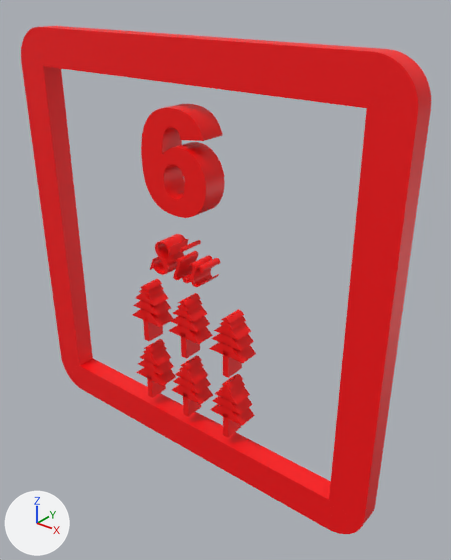
An edit to the glTF model assets/models/Number/Number_6.glb, drawn before and after from the same camera.
Both versions are drawn from a 50 mm camera at (1.75, -0.58, 2.82) aimed at (0.14, 1.42, 1.58). The lights are fixed; the arrows at lower left show +X, +Y and +Z. Where no turn or scale is listed for an object, it has been applied to the vertices.
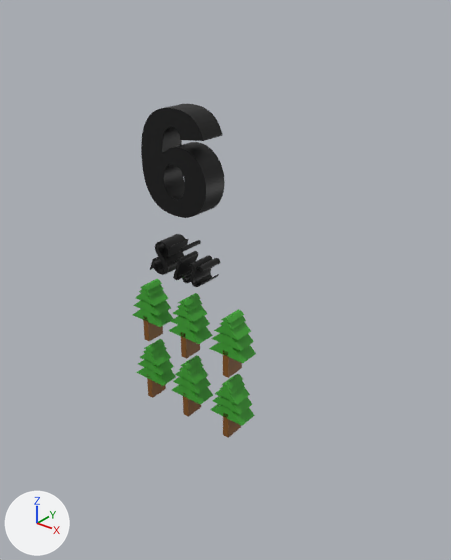
Changed parts and their boxes [x1, y1, x2, y2] in the pictures (451 x 560 px):
'Cube', deleted (red)
    before: [21, 26, 431, 534]
'Text', recoloured (red to black)
    both: [141, 104, 225, 218]
'Text.001', recoloured (red to black)
    both: [150, 234, 221, 287]
'Cube.017', recoloured (red to green)
    both: [209, 342, 256, 363]
'Cube.020', recoloured (red to green)
    both: [210, 404, 255, 426]
'Cube.002', recoloured (red to green)
    both: [169, 324, 213, 344]
'Cube.011', recoloured (red to green)
    both: [133, 308, 173, 327]
'Cube.016', recoloured (red to green)
    both: [211, 333, 254, 351]
'Cube.035', recoloured (red to green)
    both: [172, 385, 213, 405]
'Cube.026', recoloured (red to green)
    both: [137, 367, 176, 386]
'Cube.003', recoloured (red to green)
    both: [171, 315, 210, 332]
'Cube.021', recoloured (red to green)
    both: [212, 396, 252, 415]
'Cube.015', recoloured (red to green)
    both: [214, 322, 251, 340]
'Cube.010', recoloured (red to green)
    both: [133, 300, 171, 316]
'Cube.022', recoloured (red to green)
    both: [215, 386, 250, 405]
'Cube.018', recoloured (red to brown)
    both: [223, 350, 242, 378]
'Cube.004', recoloured (red to green)
    both: [173, 305, 207, 322]
'Cube.034', recoloured (red to green)
    both: [173, 377, 211, 394]
'Cube.001', recoloured (red to brown)
    both: [181, 333, 200, 359]
'Cube.012', recoloured (red to brown)
    both: [143, 316, 163, 341]
'Cube.033', recoloured (red to green)
    both: [175, 367, 208, 384]
'Cube.027', recoloured (red to green)
    both: [138, 359, 174, 375]
'Cube.009', recoloured (red to green)
    both: [135, 290, 169, 306]
'Cube.028', recoloured (red to green)
    both: [140, 349, 171, 366]
'Cube.019', recoloured (red to brown)
    both: [223, 412, 241, 438]
'Cube.036', recoloured (red to brown)
    both: [183, 392, 201, 417]
'Cube.013', recoloured (red to green)
    both: [221, 309, 244, 324]
'Cube.031', recoloured
    both: [180, 355, 202, 369]
'Cube.032', recoloured
    both: [179, 361, 204, 375]

What changed in the scene script:
```text
Change mat_material_004:
    mat_material_004.base_color: (1.0, 0.0, 0.0) -> (0.0, 0.0, 0.0)  # red #ff0000 -> black #000000
Change mat_material_002:
    mat_material_002.base_color: (1.0, 0.0, 0.0) -> (0.0, 0.0, 0.0)  # red #ff0000 -> black #000000
Change mat_material_029:
    mat_material_029.base_color: (1.0, 0.0, 0.0) -> (0.0497, 0.376, 0.0307)  # red #ff0000 -> green #3fa531
Change mat_material_030:
    mat_material_030.base_color: (1.0, 0.0, 0.0) -> (0.0497, 0.376, 0.0307)  # red #ff0000 -> green #3fa531
Change mat_material_031:
    mat_material_031.base_color: (1.0, 0.0, 0.0) -> (0.0497, 0.376, 0.0307)  # red #ff0000 -> green #3fa531
Change mat_material_032:
    mat_material_032.base_color: (1.0, 0.0, 0.0) -> (0.231, 0.0865, 0.0116)  # red #ff0000 -> brown #84531c
Change mat_material_035:
    mat_material_035.base_color: (1.0, 0.0, 0.0) -> (0.0497, 0.376, 0.0307)  # red #ff0000 -> green #3fa531
Change mat_material_036:
    mat_material_036.base_color: (1.0, 0.0, 0.0) -> (0.0497, 0.376, 0.0307)  # red #ff0000 -> green #3fa531
Change mat_material_037:
    mat_material_037.base_color: (1.0, 0.0, 0.0) -> (0.0497, 0.376, 0.0307)  # red #ff0000 -> green #3fa531
Change mat_material_038:
    mat_material_038.base_color: (1.0, 0.0, 0.0) -> (0.231, 0.0865, 0.0116)  # red #ff0000 -> brown #84531c
Change mat_material_039:
    mat_material_039.base_color: (1.0, 0.0, 0.0) -> (0.0497, 0.376, 0.0307)  # red #ff0000 -> green #3fa531
Change mat_material_041:
    mat_material_041.base_color: (1.0, 0.0, 0.0) -> (0.0497, 0.376, 0.0307)  # red #ff0000 -> green #3fa531
Change mat_material_042:
    mat_material_042.base_color: (1.0, 0.0, 0.0) -> (0.0497, 0.376, 0.0307)  # red #ff0000 -> green #3fa531
Change mat_material_043:
    mat_material_043.base_color: (1.0, 0.0, 0.0) -> (0.0497, 0.376, 0.0307)  # red #ff0000 -> green #3fa531
Change mat_material_044:
    mat_material_044.base_color: (1.0, 0.0, 0.0) -> (0.231, 0.0865, 0.0116)  # red #ff0000 -> brown #84531c
Change mat_material_045:
    mat_material_045.base_color: (1.0, 0.0, 0.0) -> (0.231, 0.0865, 0.0116)  # red #ff0000 -> brown #84531c
Change mat_material_046:
    mat_material_046.base_color: (1.0, 0.0, 0.0) -> (0.0497, 0.376, 0.0307)  # red #ff0000 -> green #3fa531
Change mat_material_047:
    mat_material_047.base_color: (1.0, 0.0, 0.0) -> (0.0497, 0.376, 0.0307)  # red #ff0000 -> green #3fa531
Change mat_material_048:
    mat_material_048.base_color: (1.0, 0.0, 0.0) -> (0.0497, 0.376, 0.0307)  # red #ff0000 -> green #3fa531
Change mat_material_052:
    mat_material_052.base_color: (1.0, 0.0, 0.0) -> (0.0497, 0.376, 0.0307)  # red #ff0000 -> green #3fa531
Change mat_material_053:
    mat_material_053.base_color: (1.0, 0.0, 0.0) -> (0.0497, 0.376, 0.0307)  # red #ff0000 -> green #3fa531
Change mat_material_054:
    mat_material_054.base_color: (1.0, 0.0, 0.0) -> (0.0497, 0.376, 0.0307)  # red #ff0000 -> green #3fa531
Change mat_material_057:
    mat_material_057.base_color: (1.0, 0.0, 0.0) -> (0.0497, 0.376, 0.0307)  # red #ff0000 -> green #3fa531
Change mat_material_058:
    mat_material_058.base_color: (1.0, 0.0, 0.0) -> (0.0497, 0.376, 0.0307)  # red #ff0000 -> green #3fa531
Change mat_material_059:
    mat_material_059.base_color: (1.0, 0.0, 0.0) -> (0.0497, 0.376, 0.0307)  # red #ff0000 -> green #3fa531
Change mat_material_060:
    mat_material_060.base_color: (1.0, 0.0, 0.0) -> (0.0497, 0.376, 0.0307)  # red #ff0000 -> green #3fa531
Change mat_material_061:
    mat_material_061.base_color: (1.0, 0.0, 0.0) -> (0.0497, 0.376, 0.0307)  # red #ff0000 -> green #3fa531
Change mat_material_062:
    mat_material_062.base_color: (1.0, 0.0, 0.0) -> (0.231, 0.0865, 0.0116)  # red #ff0000 -> brown #84531c
Remove ob_cube:
    ob_cube = bpy.data.objects.new('Cube', me_cube)
```
